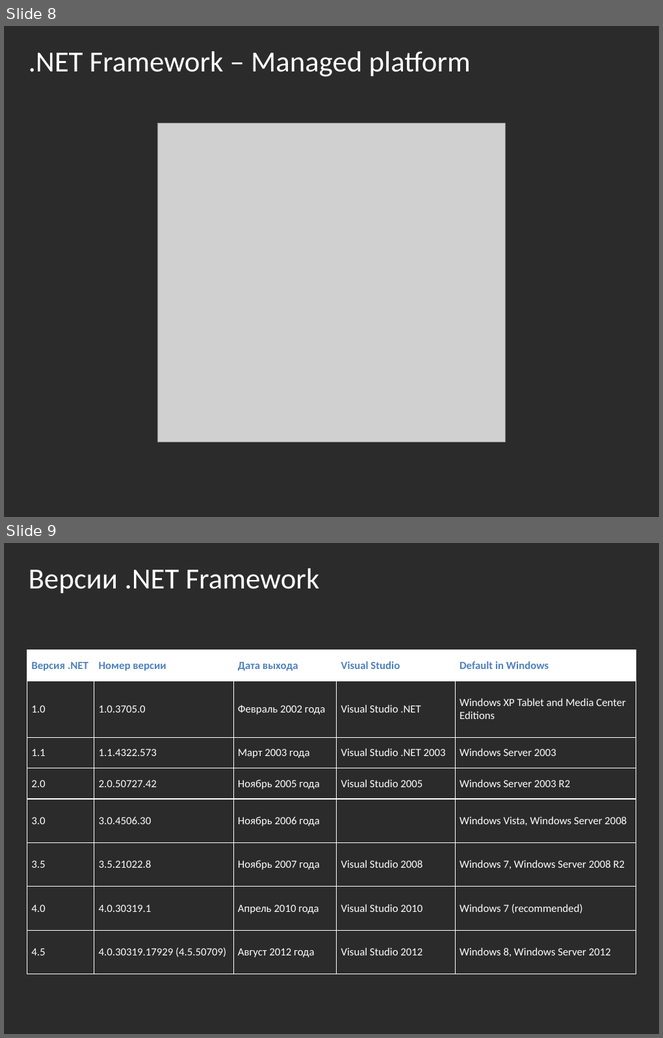
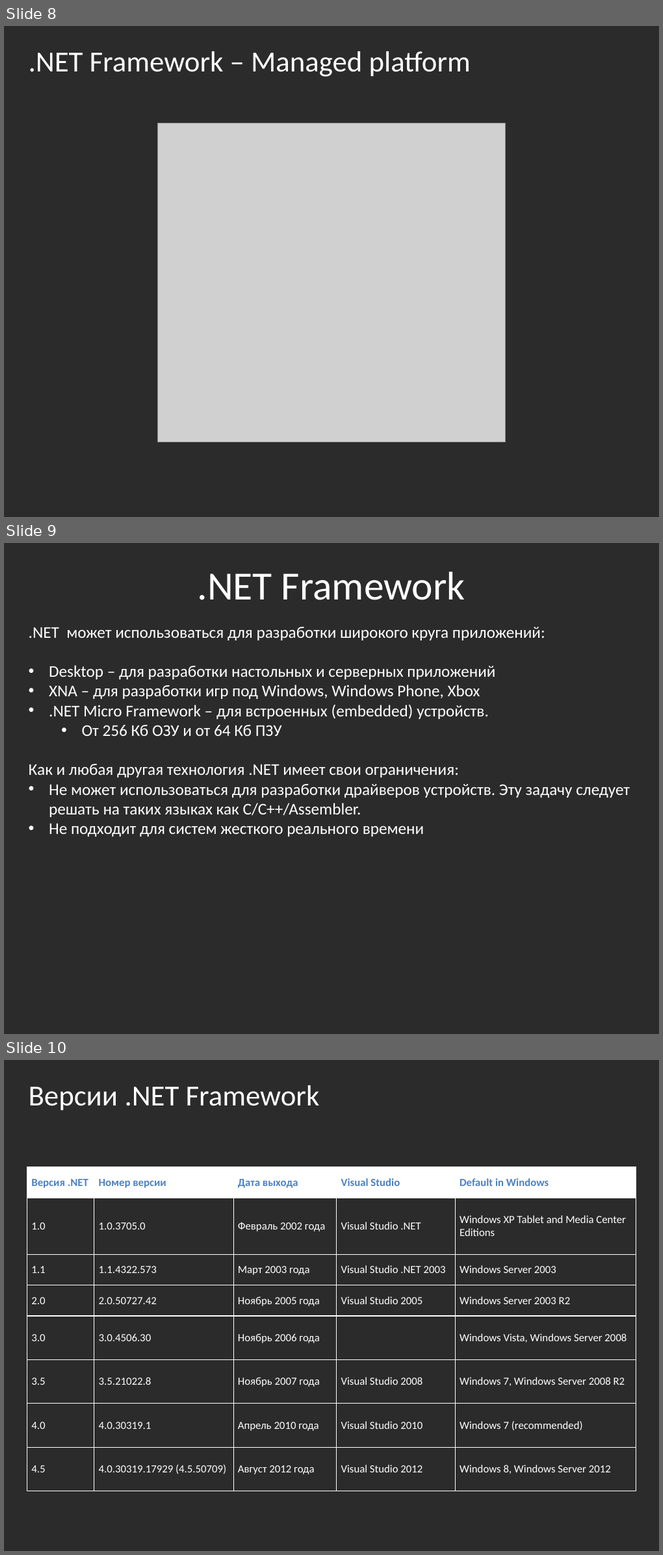
Before and after one commit to bazile/Training, a slide deck: Presentation/lesson-01.pptx. Shown one above the other, each under a label of ours: slides 8 and 9 before the commit, slides 8, 9 and 10 after it. The pictures are 663x1038 and 663x1555 pixels, drawn with LibreOffice and Linux fonts; fonts in the diff are those of the drawing; grey boxes stand for pictures; background and template pictures are left out; a plain dark background stands for a picture behind light text. Boxes give left, top, right and bottom in pixels: in the first picture for what was removed or moved away, otherwise in the second. Text is boxed around its words. In the diff, an @@ line names an element or a change of style, - is before the commit and + after.

```diff
--- a/Presentation/lesson-01.pptx
+++ b/Presentation/lesson-01.pptx
@@ slide 9 added at <box>4,543,659,1034</box>, background picture (left out) @@
@@ text added at <box>198,572,466,600</box>, 44 pt, text #FFFFFF @@
+.NET Framework
@@ text added at <box>29,627,630,837</box>, 18 pt, text #FFFFFF @@
+.NET может использоваться для разработки широкого круга приложений:
+• Desktop – для разработки настольных и серверных приложений
+• XNA – для разработки игр под Windows, Windows Phone, Xbox
+• .NET Micro Framework – для встроенных (embedded) устройств.
+  • От 256 Кб ОЗУ и от 64 Кб ПЗУ
+Как и любая другая технология .NET имеет свои ограничения:
+• Не может использоваться для разработки драйверов устройств. Эту задачу следует решать на таких языках как C/C++/Assembler.
+• Не подходит для систем жесткого реального времени
@@ what was slide 9 is now slide 10 @@
```
Also in this commit, not shown: 2 slides changed, 1 slide removed, 2 other files.
